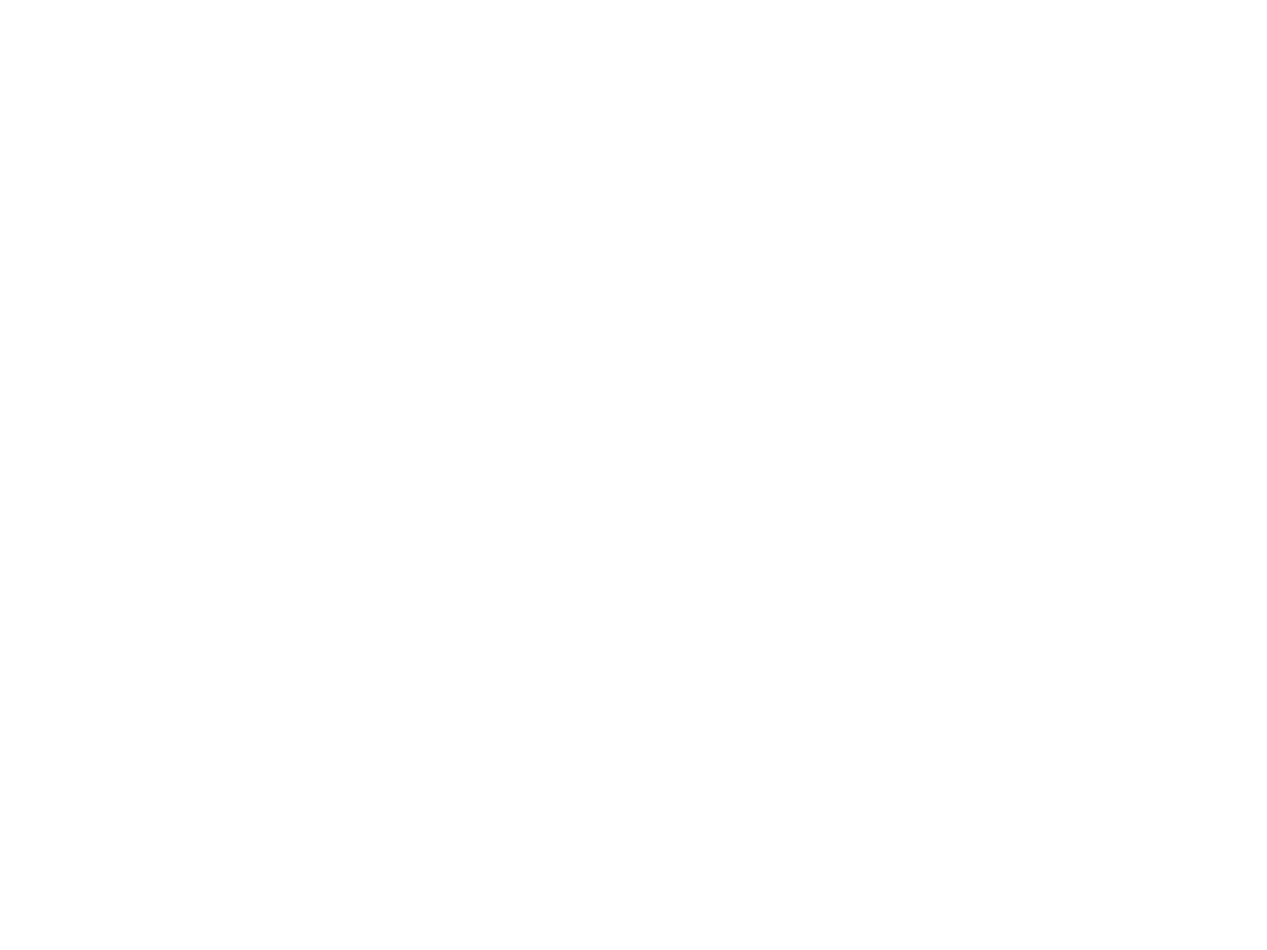
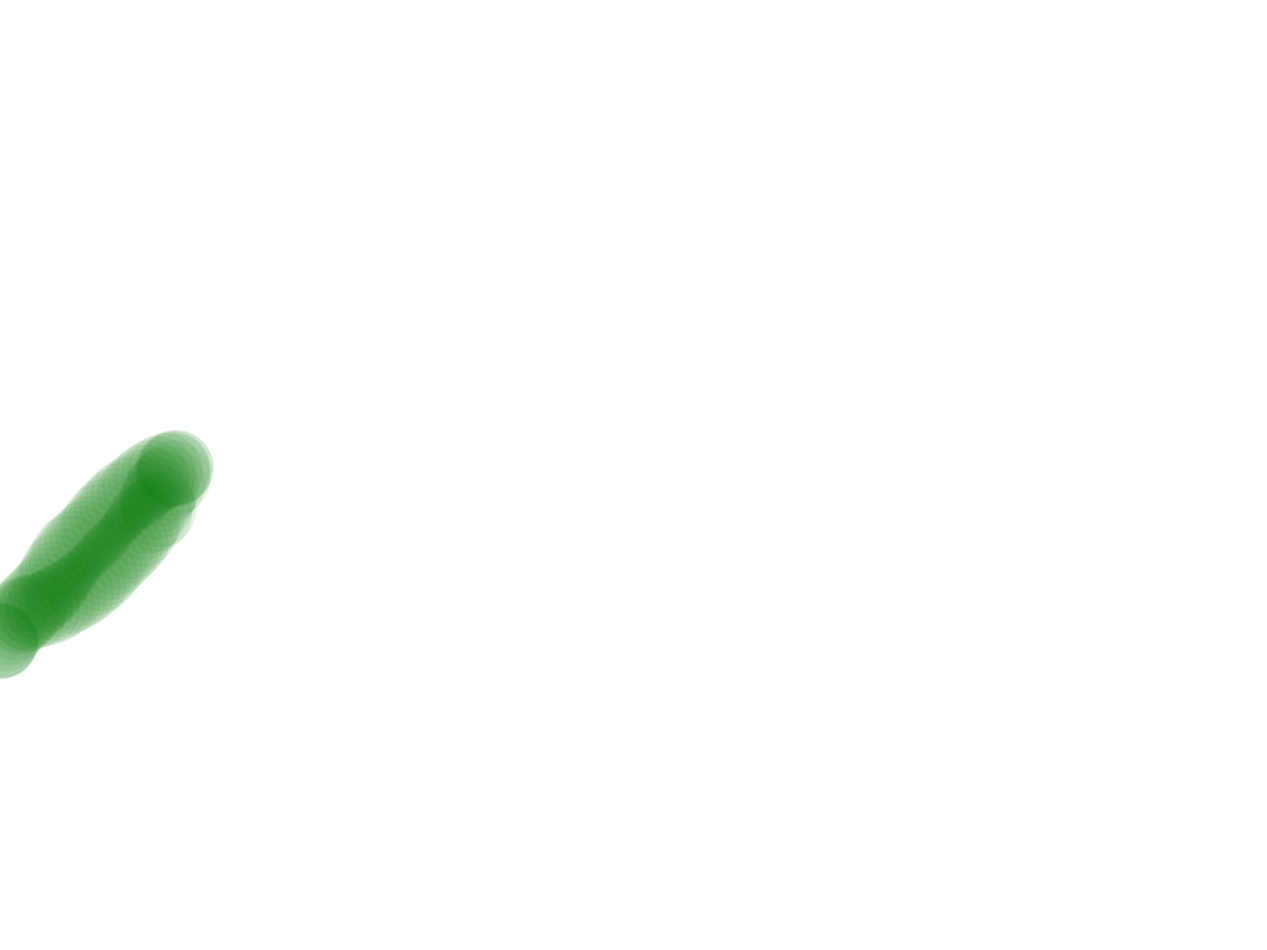
Two versions of the same layered image (1267px x 950px). Layer-by-layer changes:
painted on "Background" over [0,429,214,680]
